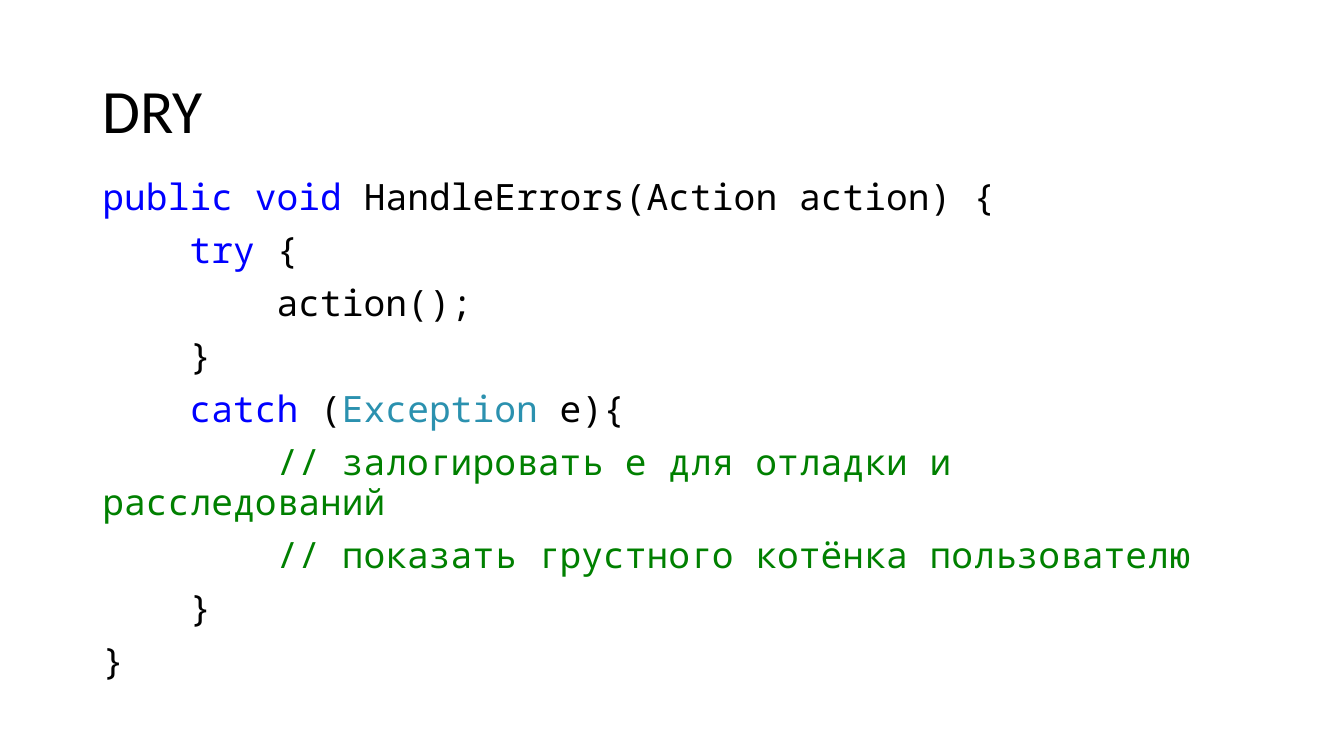
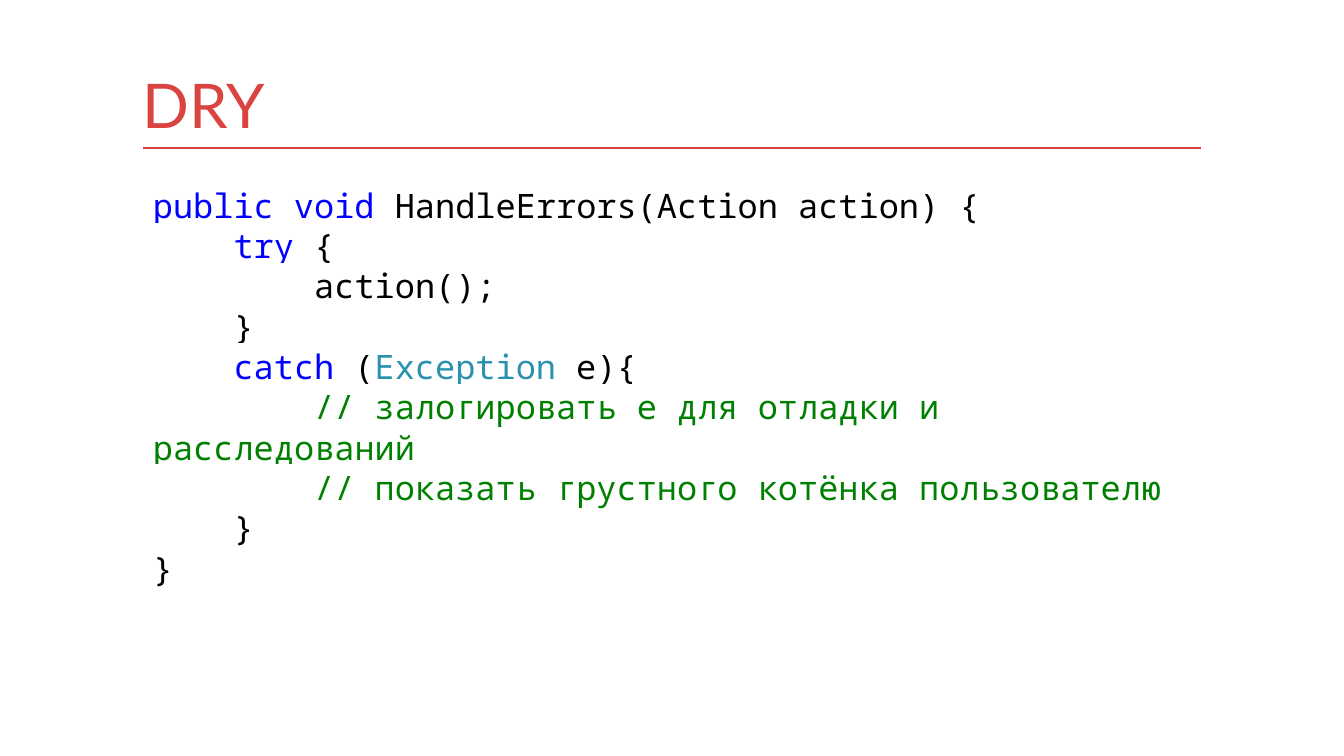
Before and after one commit to kontur-courses/exceptions, a slide deck: slide 16 of exceptions.pptx (slide 4 before the commit). Drawn at 1344x756 pixels with LibreOffice and Linux fonts; fonts in the diff are those of the drawing. Boxes give left, top, right and bottom in pixels: in the first picture for what was removed or moved away, otherwise in the second. Text is boxed around its words. In the diff, an @@ line names an element or a change of style, - is before the commit and + after.

```diff
--- a/exceptions.pptx
+++ b/exceptions.pptx
@@ title "DRY": place and size @@
-title "DRY" at bbox=[102, 93, 202, 133]
+title "DRY" at bbox=[143, 84, 265, 128]
@@ title "DRY" at bbox=[143, 84, 265, 128]: font Calibri to Lato, text colour #000000 to #D94440; line spacing 0.9 to 1; vertical alignment middle to bottom @@
@@ line added from (143, 148) to (1202, 148), #D83F3B 1 pt @@
@@ text "public void HandleErrors(Action action) {": place and size @@
-text "public void HandleErrors(Action action) {" at bbox=[102, 182, 1191, 577]
+text "public void HandleErrors(Action action) {" at bbox=[153, 192, 1161, 509]
@@ text "public void HandleErrors(Action action) {" at bbox=[153, 192, 1161, 509]: size 25.9 to 24 pt; line spacing 0.9 to 1; less space between paragraphs @@
```
Also in this commit, not shown: 14 other slides changed, 9 slides added, 1 slide removed, 6 other files.
